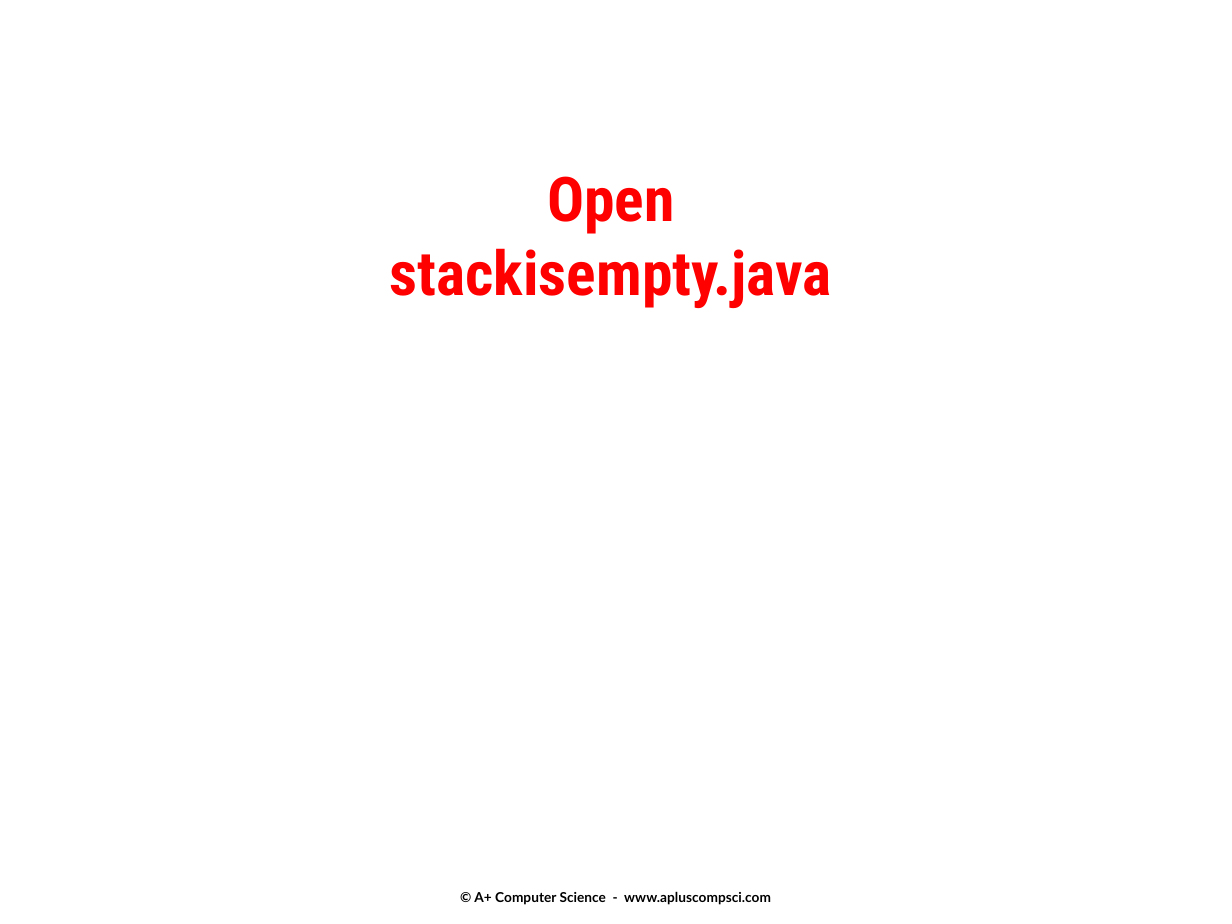
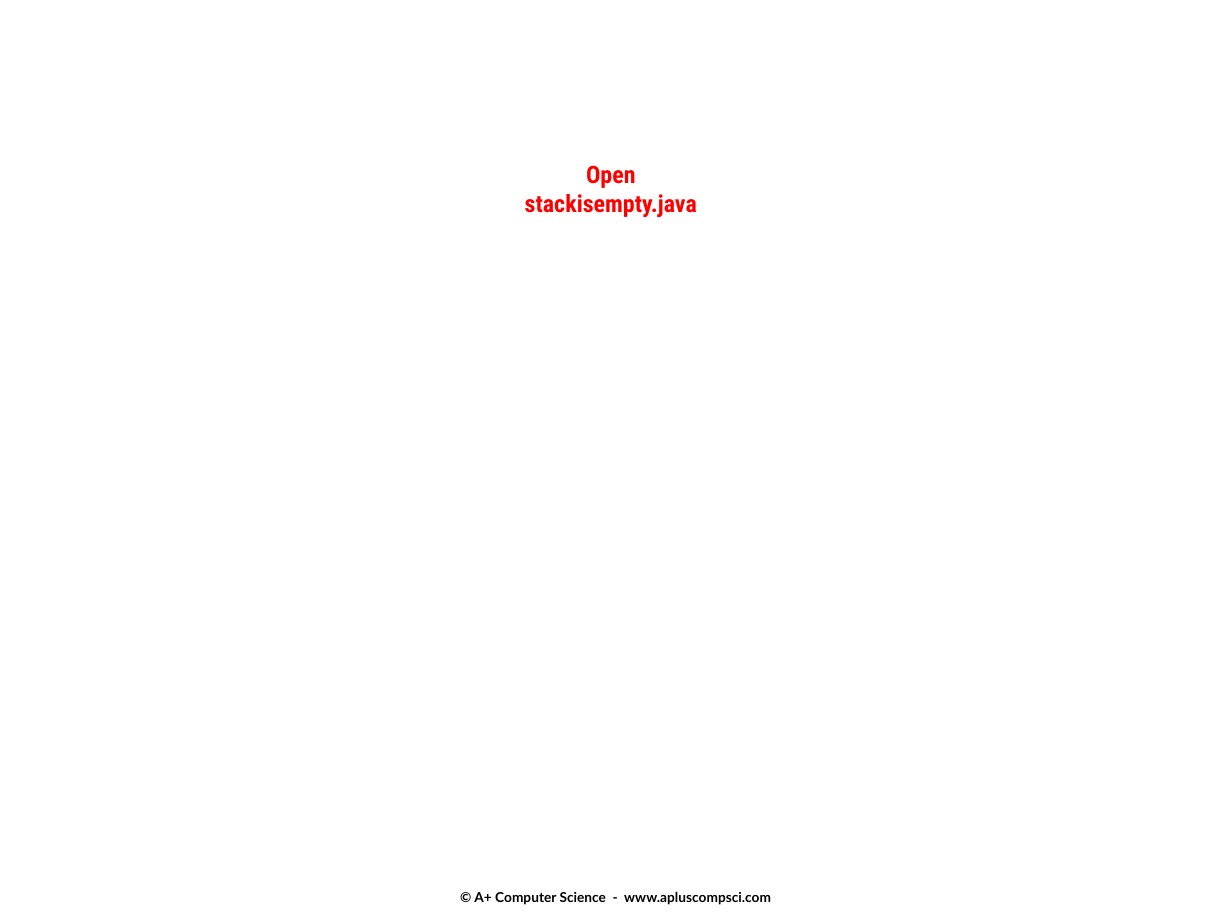
Before and after one commit to ishanigoli/cs3-labs, a slide deck: slide 26 of u06b_stacks/notes/13a.stacks.pptx. Drawn at 1232x924 pixels with LibreOffice and Linux fonts; fonts in the diff are those of the drawing. Boxes give left, top, right and bottom in pixels: in the first picture for what was removed or moved away, otherwise in the second. Text is boxed around its words. In the diff, an @@ line names an element or a change of style, - is before the commit and + after.

Commit message:
stack tester commit

```diff
--- a/u06b_stacks/notes/13a.stacks.pptx
+++ b/u06b_stacks/notes/13a.stacks.pptx
@@ text at box(525, 165, 697, 217): text changed; size 36 to 14 pt @@
-Open
-stackisempty.java
+Open
+stackisempty.java
```
Also in this commit, not shown: 25 other slides changed, 5 slides added, 29 other files.
